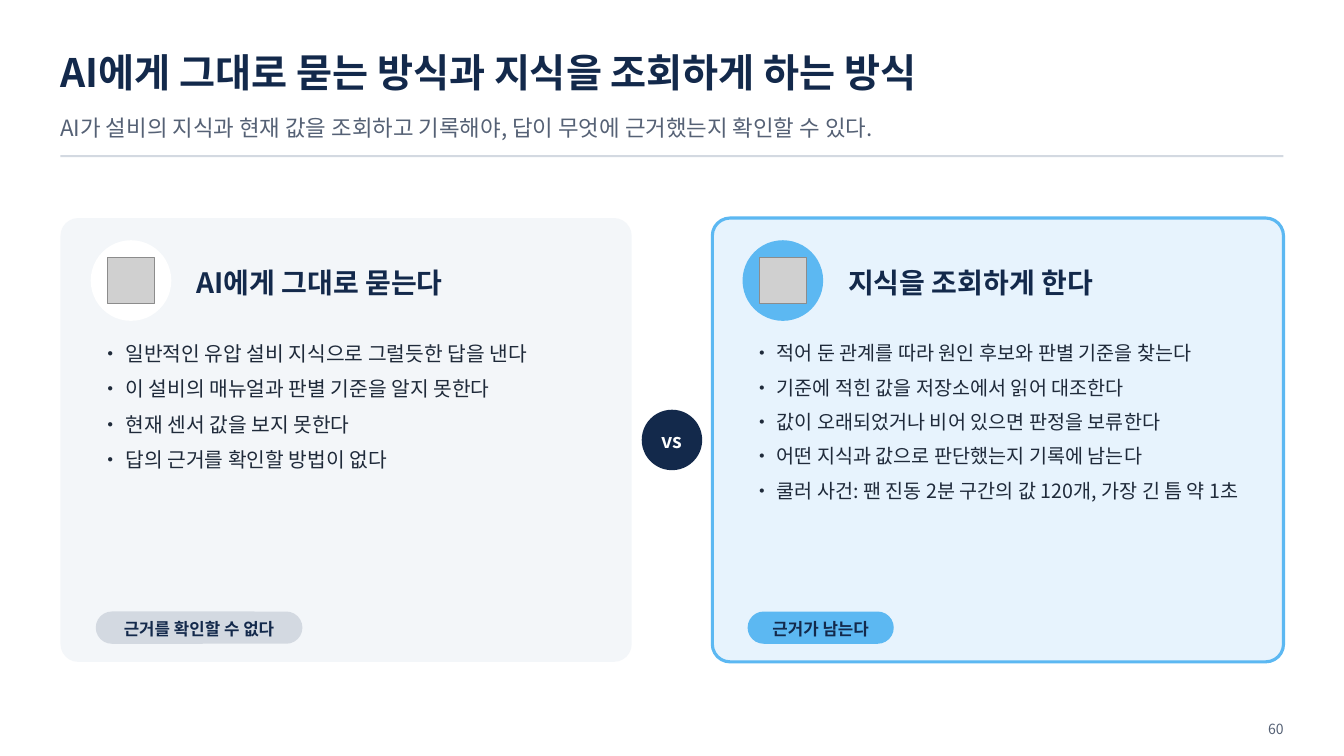
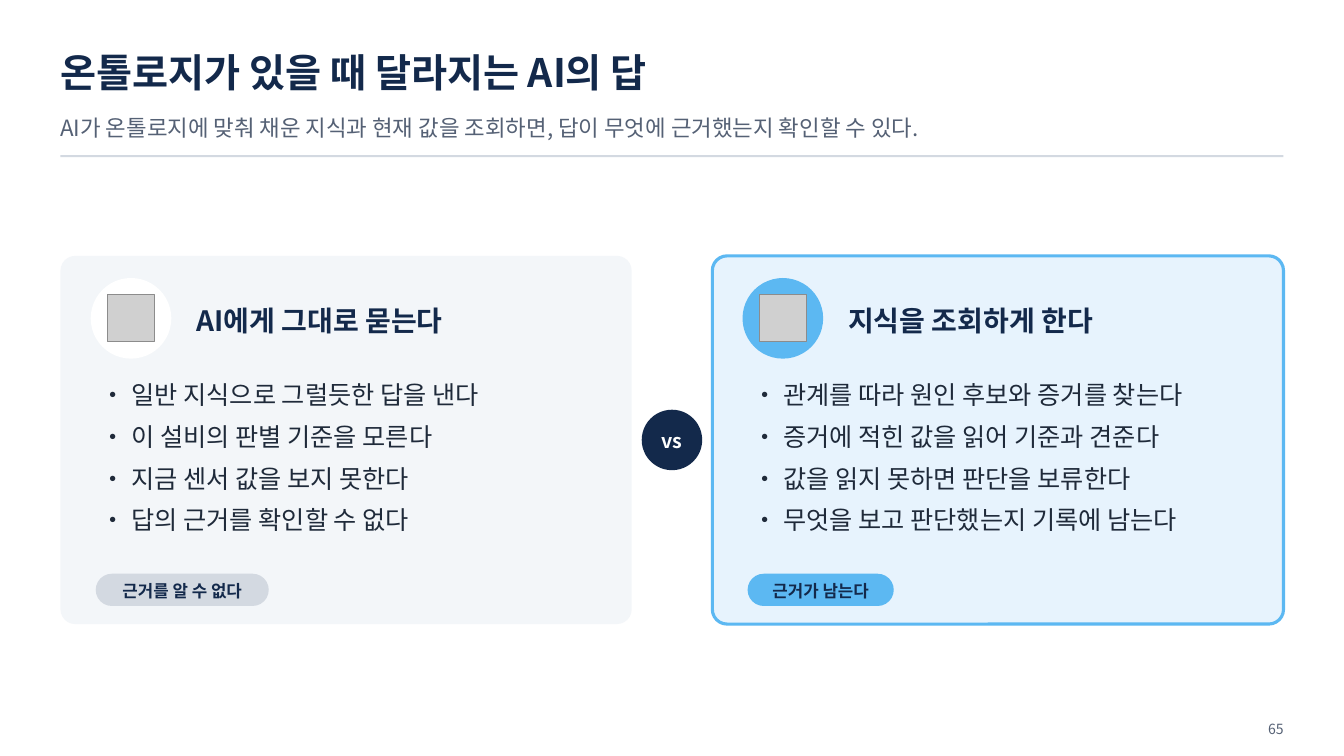
Before and after one commit to uengine-oss/hyd-iot-edu, a slide deck: slide 65 of workspace/강의제작/산출물/통합반/이론/01회차/통합반_01일차.pptx (slide 60 before the commit). Drawn at 1344x756 pixels with LibreOffice and Linux fonts; fonts in the diff are those of the drawing; grey boxes stand for pictures. Boxes give left, top, right and bottom in pixels: in the first picture for what was removed or moved away, otherwise in the second. Text is boxed around its words. In the diff, an @@ line names an element or a change of style, - is before the commit and + after.

Commit message:
1회차 이론 덱 01 · 02 · 03편 마무리와 다른 계정 인계: 02편 적대적 검토 15건 반영(사용자 「다 고쳐」 — 관제 자리 · MQTT 방향 · 화면에 없던 말 · 같은 꼴 반복, 새 삽화 5), 03편 재편 「온톨로지란 무엇이고 왜 필요한가」(앞다리 뺌, 무엇 5 · 왜 3 · 쓰이는 법 5 · 있으면 4, 검토 20건 반영, 새 삽화), 덱 87 → 74장 · 확정 PPTX 같은 판(장빼기 · 장교체 · 쪽번호맞춤 · 노트주입), 02편 대본 새 판, 01편 대본 1장 유압 설비 이름만. 지침 대본 S-4(풀 자리 먼저 정하기 · 한 마디 되짚기) · 덱 자료(장 수 바뀌는 고침), 도구 장구간교체 · 장빼기 · 쪽번호맞춤, 작업 폴더를 커밋되는 근거 폴더로(인계). 03편 대본은 옛 판 — 다음 세션이 새로 씀

```diff
--- a/workspace/강의제작/산출물/통합반/이론/01회차/통합반_01일차.pptx
+++ b/workspace/강의제작/산출물/통합반/이론/01회차/통합반_01일차.pptx
@@ text at (x1=60, y1=54, x2=647, y2=91): text changed @@
-AI에게 그대로 묻는 방식과 지식을 조회하게 하는 방식
+온톨로지가 있을 때 달라지는 AI의 답
@@ text at (x1=60, y1=117, x2=918, y2=140): text changed @@
-AI가 설비의 지식과 현재 값을 조회하고 기록해야, 답이 무엇에 근거했는지 확인할 수 있다.
+AI가 온톨로지에 맞춰 채운 지식과 현재 값을 조회하면, 답이 무엇에 근거했는지 확인할 수 있다.
@@ rounded rectangle resized from (x1=60, y1=218, x2=632, y2=661) to (x1=60, y1=256, x2=632, y2=624) @@
@@ rounded rectangle resized from (x1=713, y1=218, x2=1285, y2=661) to (x1=713, y1=256, x2=1285, y2=624) @@
@@ 2 pictures, 2 texts, 2 ellipses moved together from (x1=91, y1=240, x2=1094, y2=321) to (x1=91, y1=278, x2=1094, y2=359) @@
@@ text at (x1=131, y1=383, x2=478, y2=531): text changed; size 14.5 to 18 pt @@
-• 일반적인 유압 설비 지식으로 그럴듯한 답을 낸다
-• 이 설비의 매뉴얼과 판별 기준을 알지 못한다
-• 현재 센서 값을 보지 못한다
-• 답의 근거를 확인할 방법이 없다
+• 일반 지식으로 그럴듯한 답을 낸다
+• 이 설비의 판별 기준을 모른다
+• 지금 센서 값을 보지 못한다
+• 답의 근거를 확인할 수 없다
@@ text at (x1=783, y1=383, x2=1183, y2=531): text changed; size 14 to 18 pt @@
-• 적어 둔 관계를 따라 원인 후보와 판별 기준을 찾는다
-• 기준에 적힌 값을 저장소에서 읽어 대조한다
-• 값이 오래되었거나 비어 있으면 판정을 보류한다
-• 어떤 지식과 값으로 판단했는지 기록에 남는다
-• 쿨러 사건: 팬 진동 2분 구간의 값 120개, 가장 긴 틈 약 1초
+• 관계를 따라 원인 후보와 증거를 찾는다
+• 증거에 적힌 값을 읽어 기준과 견준다
+• 값을 읽지 못하면 판단을 보류한다
+• 무엇을 보고 판단했는지 기록에 남는다
@@ rounded rectangle resized from (x1=96, y1=612, x2=302, y2=644) to (x1=96, y1=574, x2=269, y2=606) @@
@@ text at (x1=122, y1=583, x2=242, y2=599): text changed @@
-근거를 확인할 수 없다
+근거를 알 수 없다
@@ text "근거가 남는다" moved from (x1=772, y1=621, x2=869, y2=637) to (x1=772, y1=583, x2=869, y2=599) @@
@@ rounded rectangle moved from (x1=748, y1=612, x2=894, y2=644) to (x1=748, y1=574, x2=894, y2=606) @@
@@ text at (x1=1268, y1=723, x2=1284, y2=734): text changed @@
-60
+65
```
Also in this commit, not shown: 32 other slides changed, 9 slides added, 22 slides removed, 30 other files.
